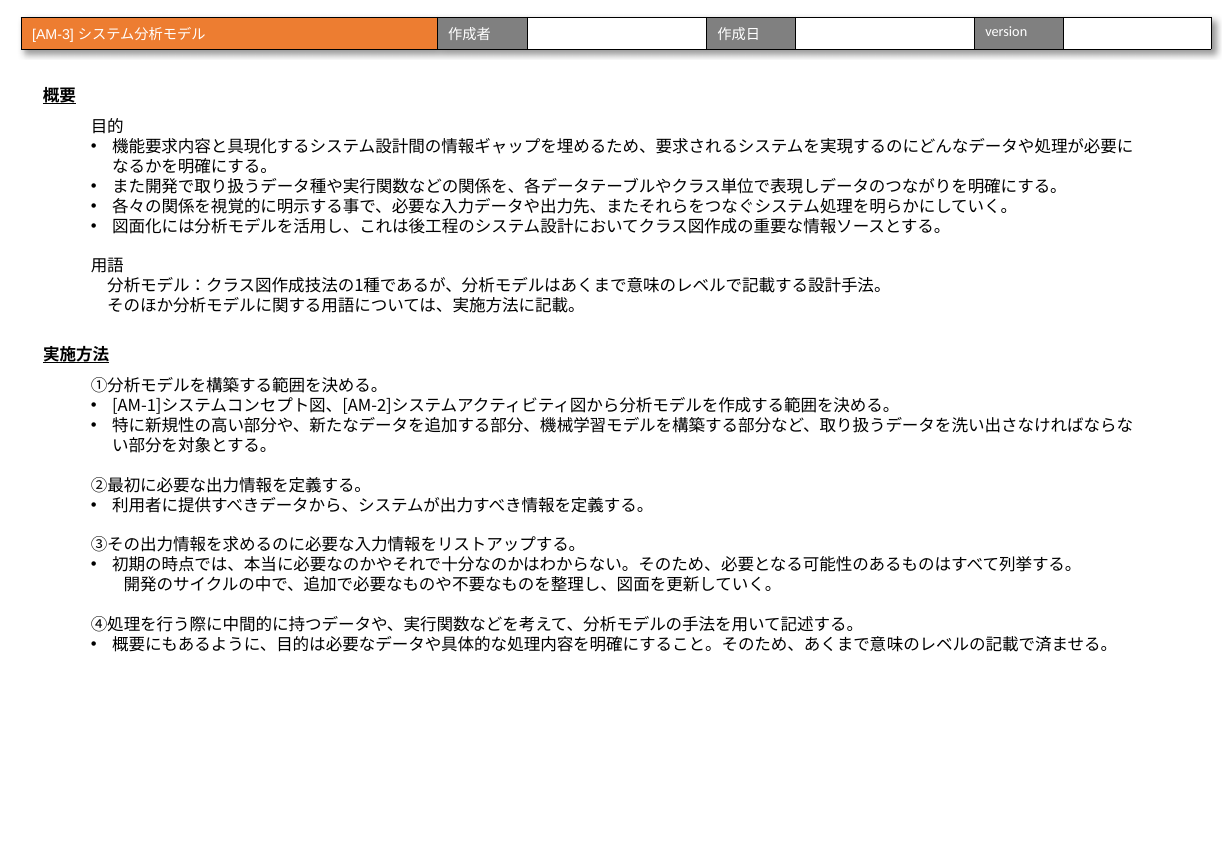
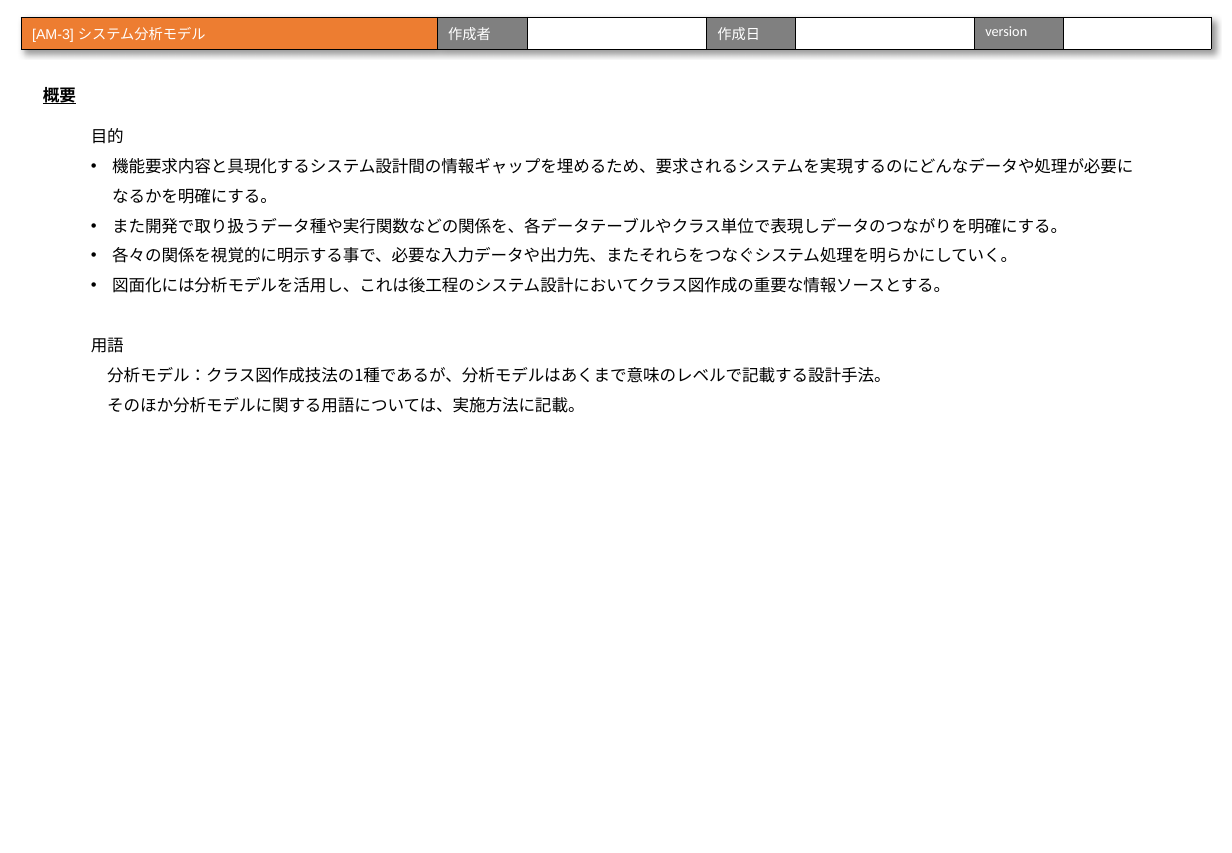
Before and after one commit to urayukitaka/Dev_process_paper, a slide deck: slide 55 of AI_sysytem_dev_process_study.pptx (slide 43 before the commit). Drawn at 1232x853 pixels with LibreOffice and Linux fonts; fonts in the diff are those of the drawing. Boxes give left, top, right and bottom in pixels: in the first picture for what was removed or moved away, otherwise in the second. Text is boxed around its words. In the diff, an @@ line names an element or a change of style, - is before the commit and + after.

```diff
--- a/AI_sysytem_dev_process_study.pptx
+++ b/AI_sysytem_dev_process_study.pptx
@@ text "目的" at (91, 128, 1133, 383): line spacing 1 to 1.5 @@
@@ text removed at (43, 346, 109, 363) @@
-実施方法
@@ text removed at (91, 377, 1133, 652) @@
-①分析モデルを構築する範囲を決める。
-• [AM-1]システムコンセプト図、[AM-2]システムアクティビティ図から分析モデルを作成する範囲を決める。
-• 特に新規性の高い部分や、新たなデータを追加する部分、機械学習モデルを構築する部分など、取り扱うデータを洗い出さなければならない部分を対象とする。
-②最初に必要な出力情報を定義する。
-• 利用者に提供すべきデータから、システムが出力すべき情報を定義する。
-③その出力情報を求めるのに必要な入力情報をリストアップする。
-• 初期の時点では、本当に必要なのかやそれで十分なのかはわからない。そのため、必要となる可能性のあるものはすべて列挙する。
-開発のサイクルの中で、追加で必要なものや不要なものを整理し、図面を更新していく。
-④処理を行う際に中間的に持つデータや、実行関数などを考えて、分析モデルの手法を用いて記述する。
-• 概要にもあるように、目的は必要なデータや具体的な処理内容を明確にすること。そのため、あくまで意味のレベルの記載で済ませる。
```
Also in this commit, not shown: 41 other slides changed, 20 slides added, 1 other file.
